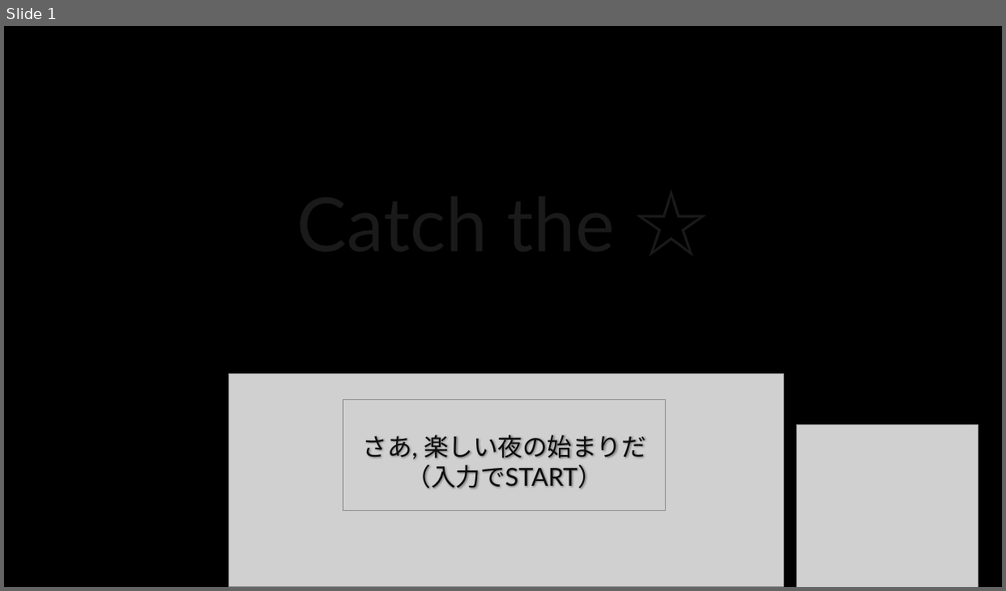
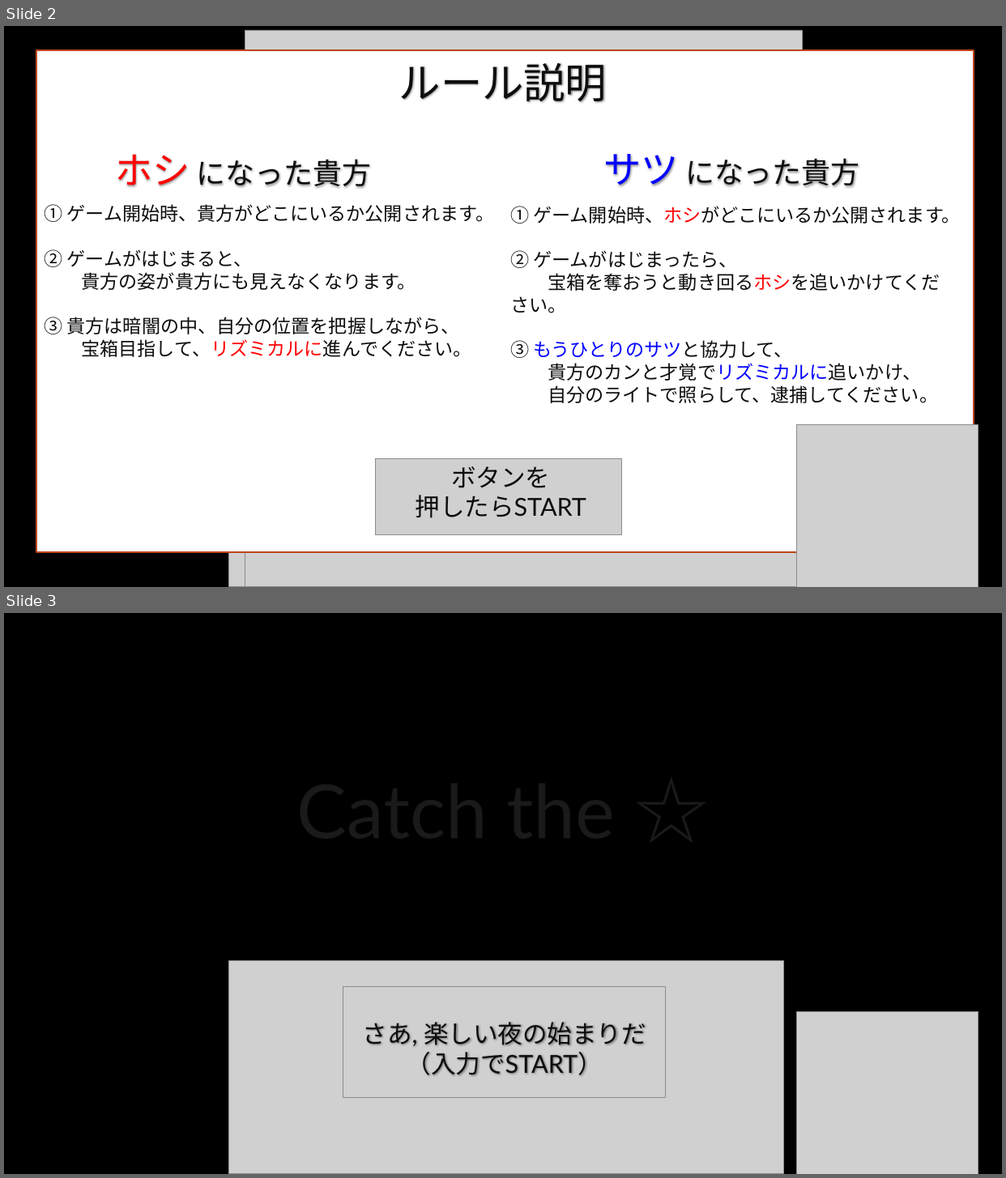
Before and after one commit to takashi1400/dorokeiNakamuraFork, a slide deck: Dorokei/Documents/タイトル画面・説明画面案（イメージ）.pptx. Shown one above the other, each under a label of ours: slide 1 before the commit, slides 2 and 3 after it. The pictures are 1006x591 and 1006x1178 pixels, drawn with LibreOffice and Linux fonts; fonts in the diff are those of the drawing; grey boxes stand for pictures; background and template pictures are left out. Boxes give left, top, right and bottom in pixels: in the first picture for what was removed or moved away, otherwise in the second. Text is boxed around its words. In the diff, an @@ line names an element or a change of style, - is before the commit and + after.

Commit message:
タイトル更新

```diff
--- a/Dorokei/Documents/タイトル画面・説明画面案（イメージ）.pptx
+++ b/Dorokei/Documents/タイトル画面・説明画面案（イメージ）.pptx
@@ slide 2 added at <box>4,26,1002,587</box>, background picture (left out) @@
@@ picture added at <box>245,30,803,587</box> @@
@@ rectangle added at <box>36,50,974,553</box>, fill #FFFFFF, outline #BC451B 1.25 pt @@
@@ text added at <box>399,63,607,103</box>, 40 pt, text #0D0D0D @@
+ルール説明
@@ text added at <box>115,154,371,188</box>, 28 pt, text #0D0D0D @@
+ホシ になった貴方
@@ text added at <box>604,154,859,187</box>, 28 pt, text #0D0D0D @@
+サツ になった貴方
@@ text added at <box>44,204,495,357</box>, 18 pt, text #0D0D0D @@
+① ゲーム開始時、貴方がどこにいるか公開されます。
+② ゲームがはじまると、
+貴方の姿が貴方にも見えなくなります。
+③ 貴方は暗闇の中、自分の位置を把握しながら、
+宝箱目指して、リズミカルに進んでください。
@@ text added at <box>510,206,961,403</box>, 18 pt, text #0D0D0D @@
+① ゲーム開始時、ホシがどこにいるか公開されます。
+② ゲームがはじまったら、
+宝箱を奪おうと動き回るホシを追いかけてください。
+③ もうひとりのサツと協力して、
+貴方のカンと才覚でリズミカルに追いかけ、
+自分のライトで照らして、逮捕してください。
@@ picture added at <box>228,374,783,587</box> @@
@@ picture added at <box>797,425,978,587</box> @@
@@ picture added at <box>375,459,621,535</box> @@
@@ text added at <box>415,467,586,518</box>, 23.8 pt, text #0D0D0D @@
+ボタンを
+押したらSTART
@@ what was slide 1 is now slide 3 @@
```
Also in this commit, not shown: 1 other slide added.
